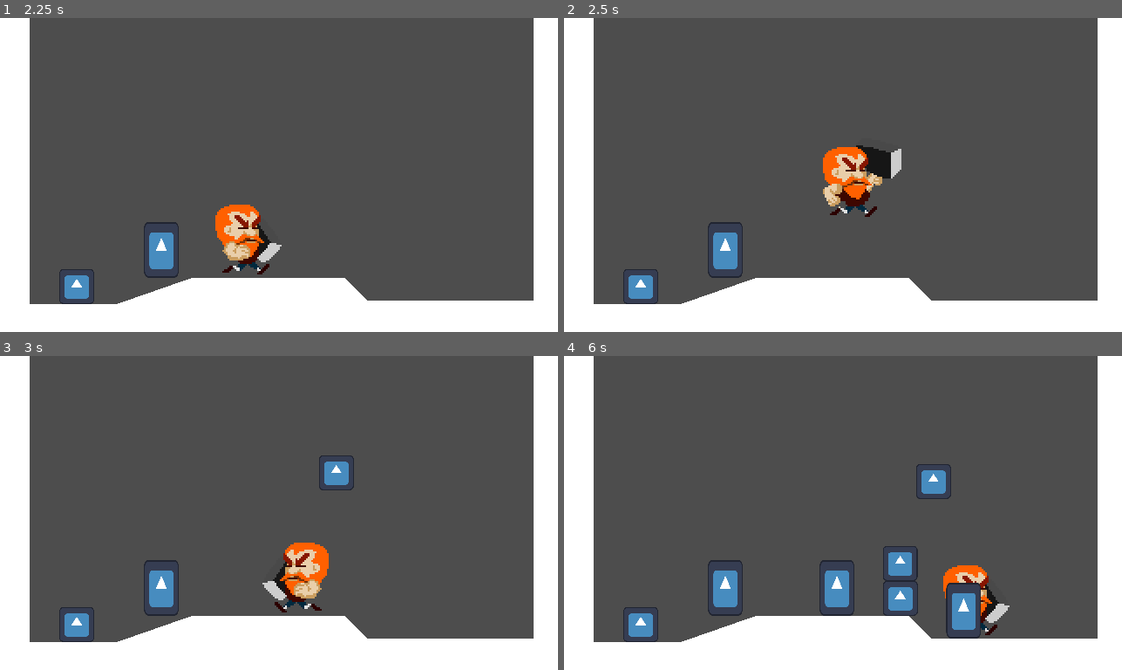
Above: before the commit, frames 1-4 (two rows, left to right).
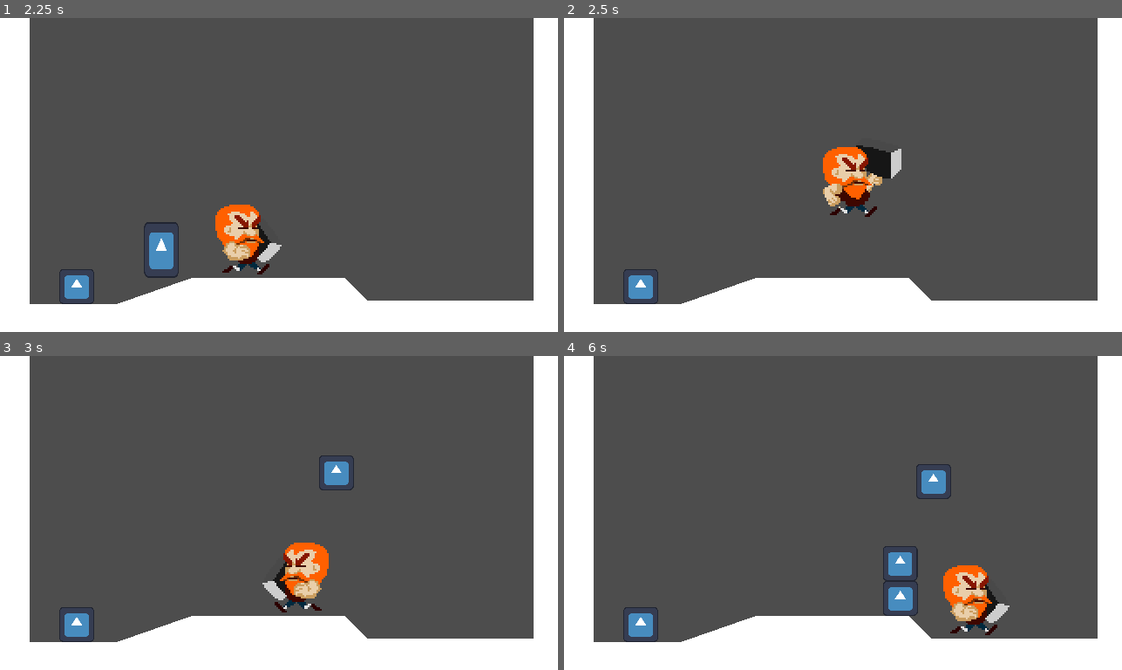
Above: after the commit, the same moments.

Repository: simonoNilssono/godot-project-thor
Game: Godot game, scene res://Scenes/main.tscn
The game is run twice, just before and just after one commit, with the same random seed, the same clock (stepped at 60 frames per second) and the same inputs. The engine's default icon, where the game draws it, is replaced by a stand-in: a white triangle on a blue panel in a dark square.
Inputs (mouse positions are in pixels of both pictures, inside the frame that each line leads up to):
- Up to frame 1 (2.25 s): click "Play Game" at 0.5 s; move the mouse to (401, 159) at 1.27 s; hold U (Spawn Enemy) 1.28-2.03 s; hold D (Right) from 1.28 s (still down); tap W (Up) at 1.52 s; move the mouse to (167, 190) at 2.02 s; click (167, 190) at 2.1 s
- Up to frame 2 (2.5 s): keep holding D (Right); tap W (Up) at 2.27 s
- Up to frame 3 (3 s): move the mouse to (334, 443) at 2.77 s; release D (Right) at 2.78 s; hold A (Left) from 2.78 s (still down); hold U (Spawn Enemy) from 2.78 s (still down)
- Up to frame 4 (6 s): move the mouse to (815, 575) at 3.52 s; release A (Left) at 3.53 s; release U (Spawn Enemy) at 3.53 s; hold D (Right) 3.53-5.03 s; click (815, 575) at 3.6 s; tap W (Up) at 3.77, 4.52, 5.27 s; move the mouse to (1010, 560) at 4.27 s; hold U (Spawn Enemy) 4.28-5.03 s; move the mouse to (675, 465) at 5.02 s; hold A (Left) 5.03-5.78 s; click (675, 465) at 5.1 s; move the mouse to (870, 513) at 5.77 s; hold D (Right) from 5.78 s (still down); hold U (Spawn Enemy) from 5.78 s (still down)

Frame 1 is identical in both runs. In frame 2, 0.6% of the frame differs, in the area x 25-33%, y 65-83%; in frame 3, 0.6%; in frame 4, 2.2%, in the area x 25-75%, y 65-90%.

Commit message:
added hammer swings with working direction change and hitbox

Diff:
--- a/Scripts/hammer.gd
+++ b/Scripts/hammer.gd
@@ -3,7 +3,7 @@
 
 # Called when the node enters the scene tree for the first time.
 func _ready() -> void:
-	pass # Replace with function body.
+	$Timer.start()
 
 
 # Called every frame. 'delta' is the elapsed time since the previous frame.
@@ -17,3 +17,7 @@
 
 func _on_body_entered(body: Node2D) -> void:
 	print("hammer body entered")
+
+
+func _on_timer_timeout() -> void:
+	queue_free()
--- a/hammer.tscn
+++ b/hammer.tscn
@@ -15,12 +15,15 @@
 position = Vector2(0, -16)
 shape = SubResource("RectangleShape2D_ye1c8")
 
-[node name="Timer" type="Timer" parent="."]
-
 [node name="Sprite2D" type="Sprite2D" parent="."]
 position = Vector2(1.90735e-06, -16)
 scale = Vector2(0.15625, 0.25)
 texture = ExtResource("2_paj6q")
 
+[node name="Timer" type="Timer" parent="."]
+wait_time = 0.265
+one_shot = true
+
 [connection signal="area_entered" from="." to="." method="_on_area_entered"]
 [connection signal="body_entered" from="." to="." method="_on_body_entered"]
+[connection signal="timeout" from="Timer" to="." method="_on_timer_timeout"]
